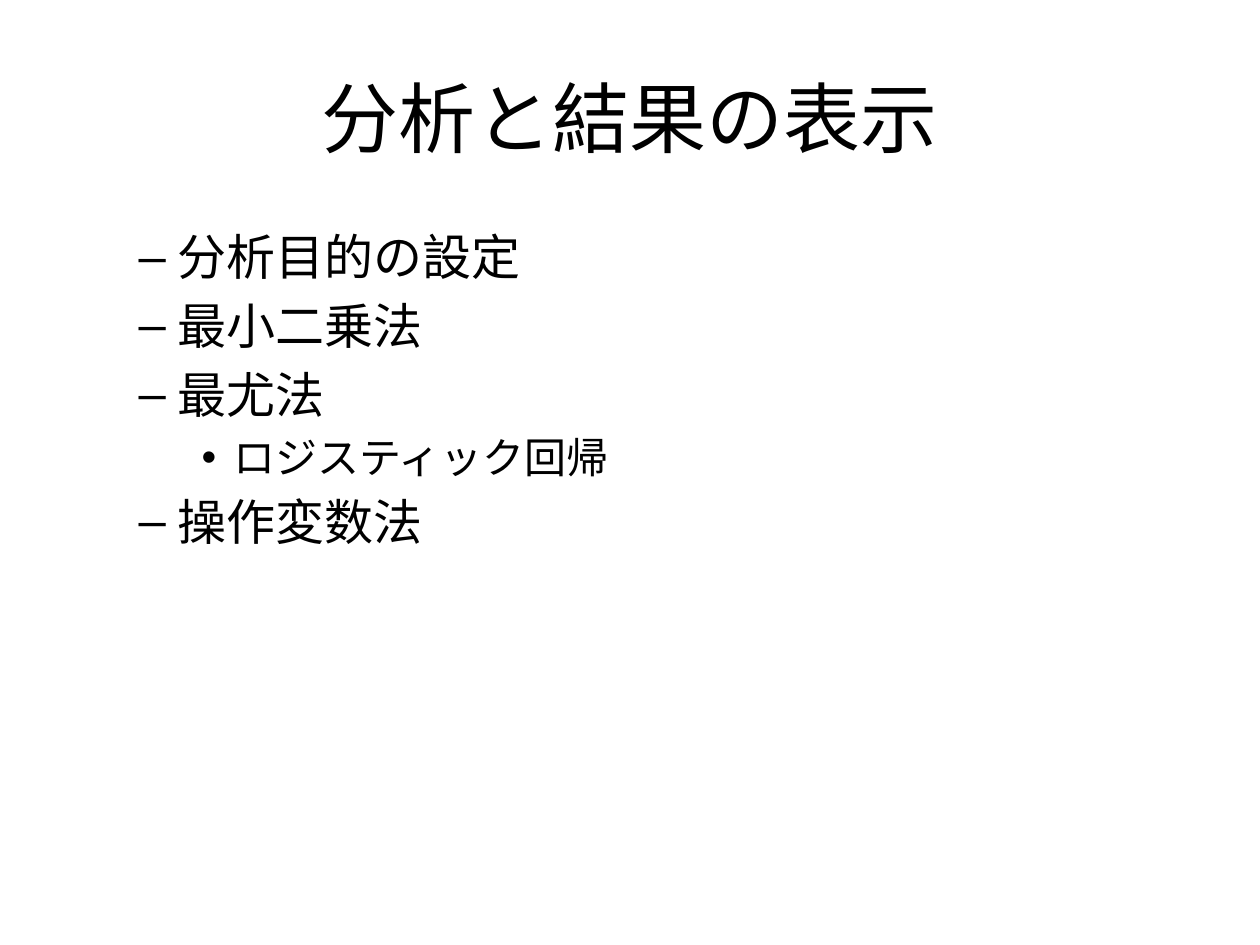
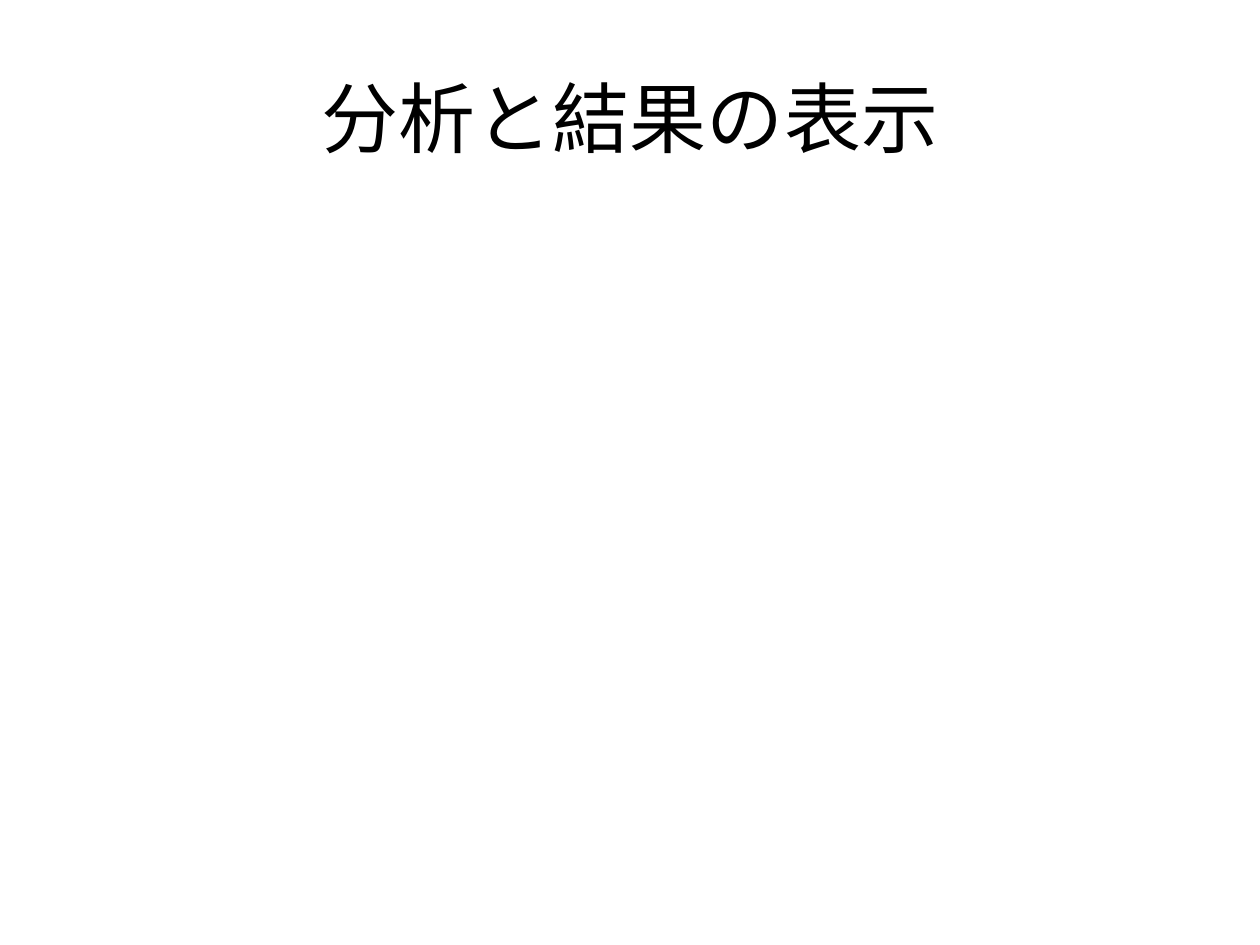
Before and after one commit to T-Reio/r_introduction, a slide deck: slide 66 of introduction1.pptx (slide 30 before the commit). Drawn at 1260x945 pixels with LibreOffice and Linux fonts; fonts in the diff are those of the drawing. Boxes give left, top, right and bottom in pixels: in the first picture for what was removed or moved away, otherwise in the second. Text is boxed around its words. In the diff, an @@ line names an element or a change of style, - is before the commit and + after.

```diff
--- a/introduction1.pptx
+++ b/introduction1.pptx
@@ text removed at <box>178,233,608,544</box> @@
-  – 分析目的の設定
-  – 最小二乗法
-  – 最尤法
-    • ロジスティック回帰
-  – 操作変数法
```
Also in this commit, not shown: 10 other slides changed, 37 slides added, 1 slide removed, 5 other files.
